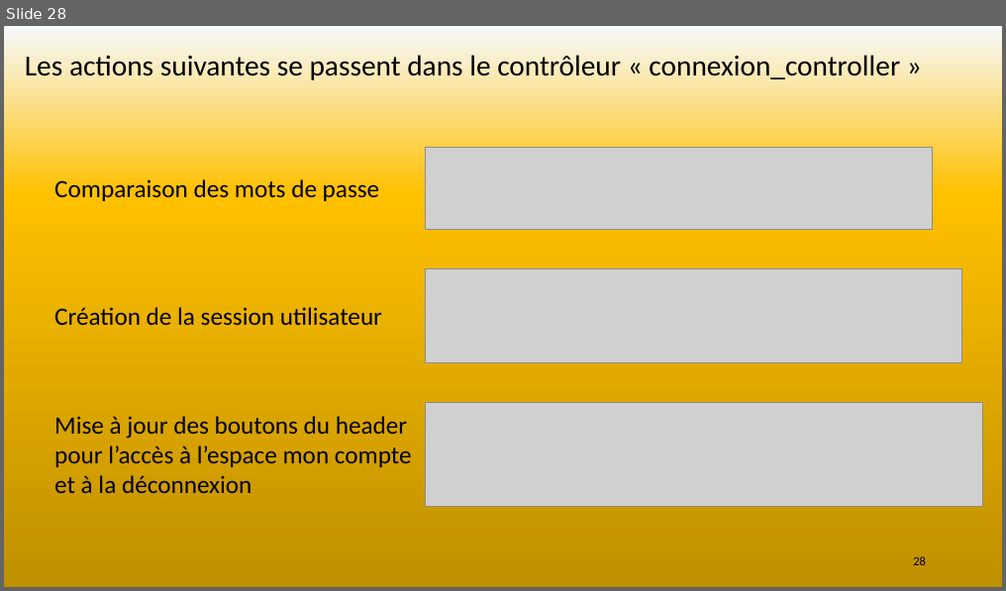
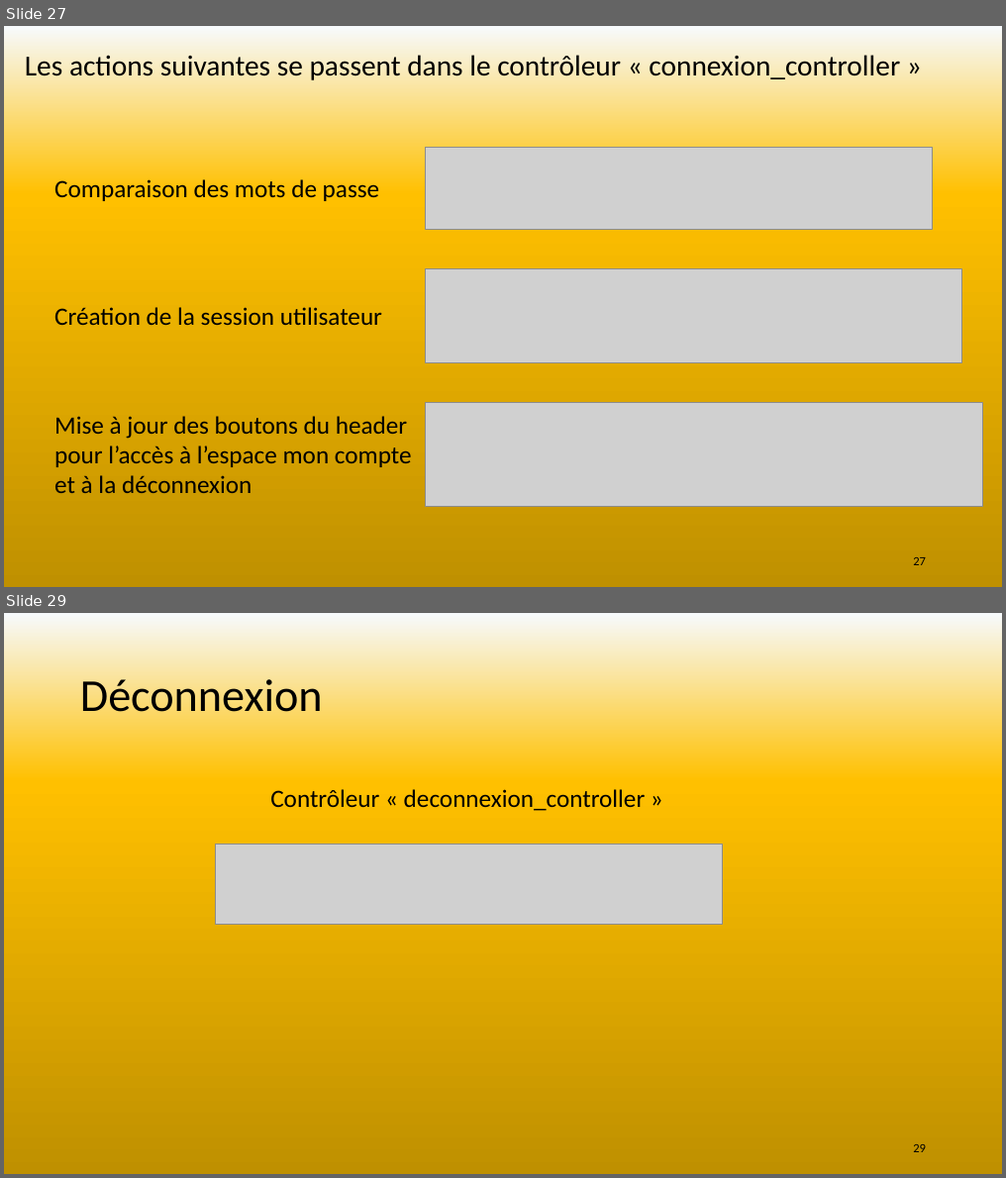
Before and after one commit to SebLeyr/Rotten_potatoes, a slide deck: Conception/Rotten potatoes.pptx. Shown one above the other, each under a label of ours: slide 28 before the commit, slides 27 and 29 after it; the slides between them are not shown. The pictures are 1006x591 and 1006x1178 pixels, drawn with LibreOffice and Linux fonts; fonts in the diff are those of the drawing; grey boxes stand for pictures. Boxes give left, top, right and bottom in pixels: in the first picture for what was removed or moved away, otherwise in the second. Text is boxed around its words. In the diff, an @@ line names an element or a change of style, - is before the commit and + after.

```diff
--- a/Conception/Rotten potatoes.pptx
+++ b/Conception/Rotten potatoes.pptx
@@ slide 29 added at (4,613,1002,1174), background gradient #F7FAFD to #FFC000 to #BF9000 to #FFFFFF @@
@@ title added at (80,673,323,712), 44 pt, text #000000 @@
+Déconnexion
@@ text added at (270,789,646,811), 24 pt, text #000000 @@
+Contrôleur « deconnexion_controller »
@@ picture added at (216,844,723,925) @@
@@ page number added at (913,1145,926,1153), 12 pt, text #000000 @@
+29
@@ what was slide 28 is now slide 27 @@
@@ page number at (913,558,926,566): text changed @@
-28
+27
```
Also in this commit, not shown: 5 slides changed, 8 other slides added, 4 slides removed, 1 other file.
